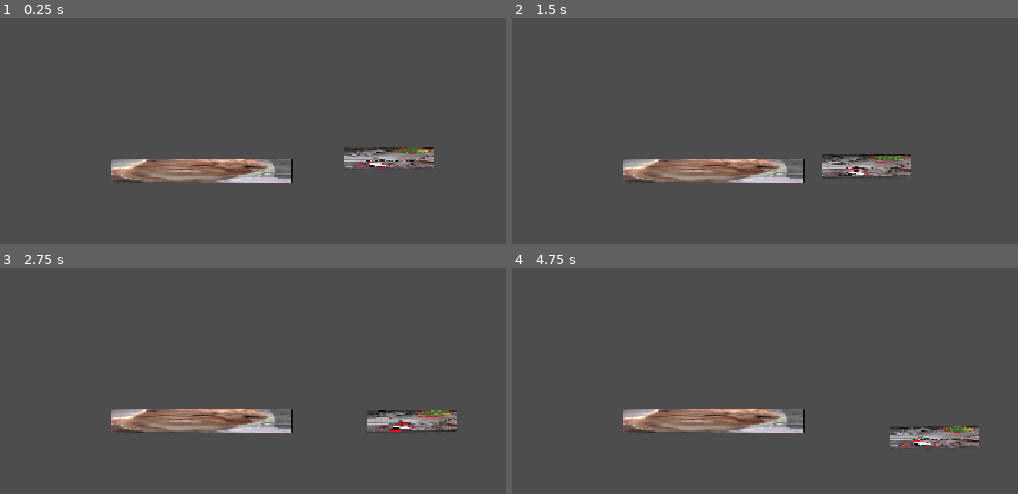
Above: before the commit, frames 1-4 (two rows, left to right).
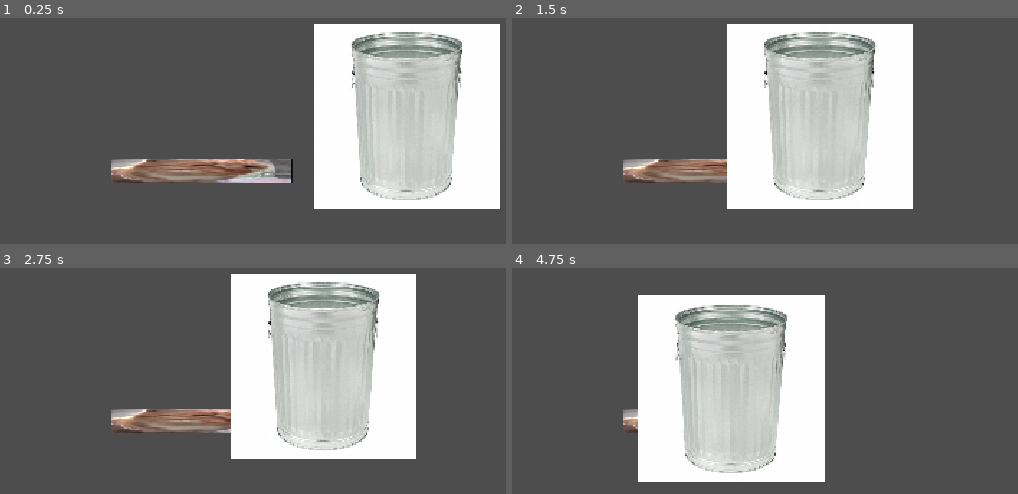
Above: after the commit, the same moments.

Repository: waffle-around/murphys-law
Game: Godot game, scene res://Main Scenes/davisTesting(noGirlsAllowed).tscn
Same seed, same stepped clock (60 frames per second), same inputs: the game is played once before the commit and once after it. This scene is started directly instead of the project's main scene.
Inputs:
- Up to frame 1 (0.25 s): no input
- Up to frame 2 (1.5 s): tap Enter (ui_accept) at 0.5, 0.77 s; hold X (Activate Aura) 0.53-1.28 s; hold Right (ui_right) from 0.53 s (still down); tap X (Activate Aura) at 1.35 s
- Up to frame 3 (2.75 s): tap Enter (ui_accept) at 1.52 s; release Right (ui_right) at 2.03 s; hold Left (ui_left) from 2.03 s (still down); hold X (Activate Aura) from 2.03 s (still down)
- Up to frame 4 (4.75 s): release Left (ui_left) at 2.78 s; release X (Activate Aura) at 2.78 s; hold Right (ui_right) 2.78-4.28 s; tap X (Activate Aura) at 2.85, 4.35 s; tap Enter (ui_accept) at 3.02, 3.77, 4.52 s; hold X (Activate Aura) 3.53-4.28 s; hold Left (ui_left) from 4.28 s (still down)

The runs differ from the first frame. In frame 1, 30% of the frame differs, in the area x 62-99%, y 2-85%; in frame 2, 30%; in frame 3, 30%; in frame 4, 32%, in the area x 24-93%, y 11-95%.

Commit message:
misfortune changes

Diff:
--- a/Main Scenes/davisTesting(noGirlsAllowed).tscn
+++ b/Main Scenes/davisTesting(noGirlsAllowed).tscn
@@ -1,7 +1,7 @@
 [gd_scene format=3 uid="uid://cr6cw3t5smm4t"]
 
 [ext_resource type="PackedScene" uid="uid://cv866pxkpx1g6" path="res://game objects/player_test.tscn" id="1_tyddb"]
-[ext_resource type="PackedScene" uid="uid://ckun8sv6gl0ik" path="res://game objects/Enemy_test.tscn" id="2_345v8"]
+[ext_resource type="PackedScene" uid="uid://dwqaffvxvsutt" path="res://game objects/Trashcan.tscn" id="2_uio0b"]
 
 [sub_resource type="RectangleShape2D" id="RectangleShape2D_jon38"]
 size = Vector2(1330, 10)
@@ -17,5 +17,5 @@
 position = Vector2(179, 5)
 shape = SubResource("RectangleShape2D_jon38")
 
-[node name="RigidBody2D" parent="." unique_id=1224628070 instance=ExtResource("2_345v8")]
-position = Vector2(543, -100)
+[node name="Trashcan" parent="." unique_id=701698453 instance=ExtResource("2_uio0b")]
+position = Vector2(593, -193)
--- a/game objects/Trashcan.tscn
+++ b/game objects/Trashcan.tscn
@@ -1,13 +1,13 @@
 [gd_scene format=3 uid="uid://dwqaffvxvsutt"]
 
+[ext_resource type="Script" uid="uid://b0d2ci54p3tuj" path="res://scripts/reciever.gd" id="1_f4lqn"]
 [ext_resource type="Texture2D" uid="uid://bwv5uubdkr60r" path="res://art assets/2PYX5-A0020-1_v2.jpg" id="1_xcomq"]
 
 [sub_resource type="RectangleShape2D" id="RectangleShape2D_6cjfj"]
 size = Vector2(535, 536)
 
 [node name="Trashcan" type="Area2D" unique_id=701698453]
-collision_layer = 2
-collision_mask = 2
+script = ExtResource("1_f4lqn")
 metadata/_edit_group_ = true
 
 [node name="Sprite2D" type="Sprite2D" parent="." unique_id=1424155492]
--- a/scripts/misfortune_aura.gd
+++ /dev/null
@@ -1,18 +0,0 @@
-extends CharacterBody2D
-
-signal action_pressed(strength: float)
-
-func _unhandled_input(event: InputEvent) -> void:
-	if event.is_action_pressed("Activate Aura"):
-		action_pressed.emit(1.0)
-		print ("emitting!")
-
-
-# Called when the node enters the scene tree for the first time.
-func _ready() -> void:
-	pass # Replace with function body.
-
-
-# Called every frame. 'delta' is the elapsed time since the previous frame.
-func _process(delta: float) -> void:
-	pass
--- a/scripts/player_test.gd
+++ b/scripts/player_test.gd
@@ -3,7 +3,12 @@
 
 const SPEED = 300.0
 const JUMP_VELOCITY = -400.0
+signal action_pressed(strength: float)
 
+func _unhandled_input(event: InputEvent) -> void:
+	if event.is_action_pressed("Activate Aura"): ##bound to x
+		action_pressed.emit(1.0)
+		print ("emitting!")
 
 func _physics_process(delta: float) -> void:
 	# Add the gravity.
--- a/scripts/reciever.gd
+++ b/scripts/reciever.gd
@@ -1,14 +1,13 @@
-extends Node
+extends Area2D
 
 
 # Called when the node enters the scene tree for the first time.
 func _ready() -> void:
-	var player = get_node("Player2")
+	var player = get_node("../Player")
 	player.action_pressed.connect(_on_player_action_pressed)
 
 func _on_player_action_pressed(strength: float) -> void:
-	print("misfortune occuring, strength: ", strength)
-
-# Called every frame. 'delta' is the elapsed time since the previous frame.
-func _process(delta: float) -> void:
-	pass
+	# Check if the player is currently inside this Area2D
+	var player = get_node("../Player")
+	if overlaps_body(player):
+		print("misfortune occuring, strength: ", strength)
Not shown, removed: scripts/misfortune_aura.gd.uid
